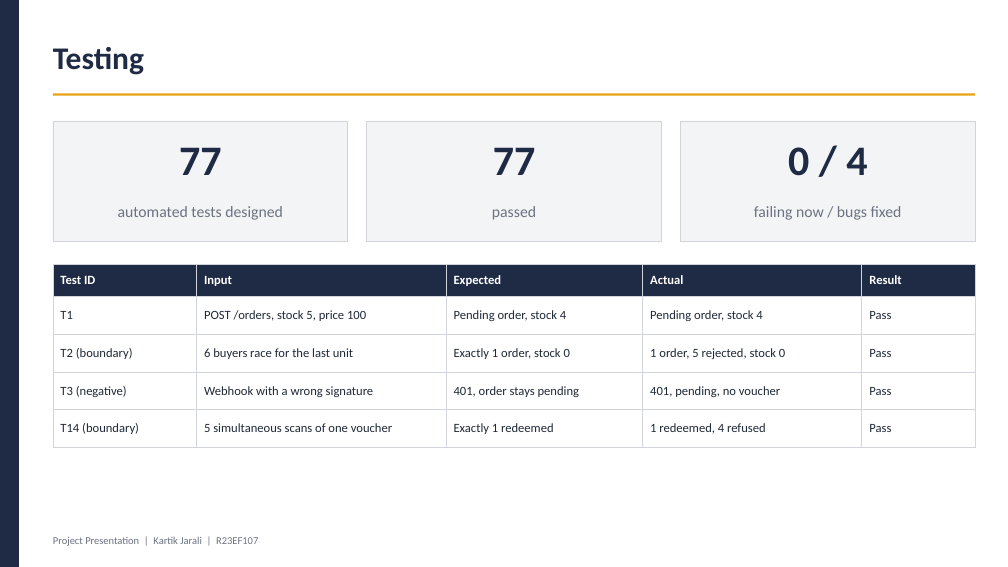
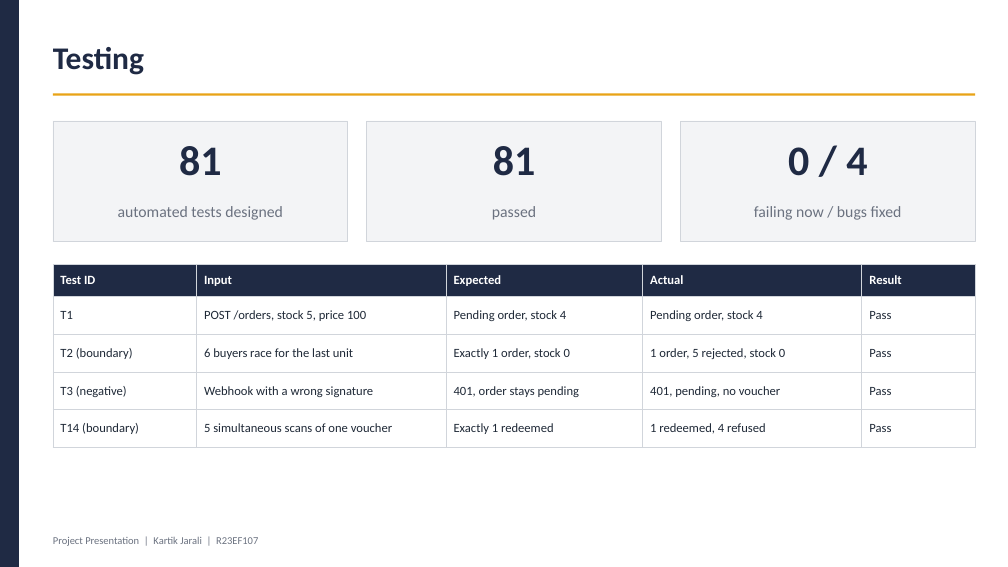
Before and after one commit to Kartikjarali010/next-to, a slide deck: slide 9 of docs/NextTo_Phase1_Presentation_Kartik.pptx. Drawn at 1008x567 pixels with LibreOffice and Linux fonts; fonts in the diff are those of the drawing. Boxes give left, top, right and bottom in pixels: in the first picture for what was removed or moved away, otherwise in the second. Text is boxed around its words. In the diff, an @@ line names an element or a change of style, - is before the commit and + after.

```diff
--- a/docs/NextTo_Phase1_Presentation_Kartik.pptx
+++ b/docs/NextTo_Phase1_Presentation_Kartik.pptx
@@ text at bbox=[179, 146, 222, 176]: text changed @@
-77
+81
@@ text at bbox=[493, 146, 536, 176]: text changed @@
-77
+81
```
Also in this commit, not shown: 2 other slides changed, 58 other files.
